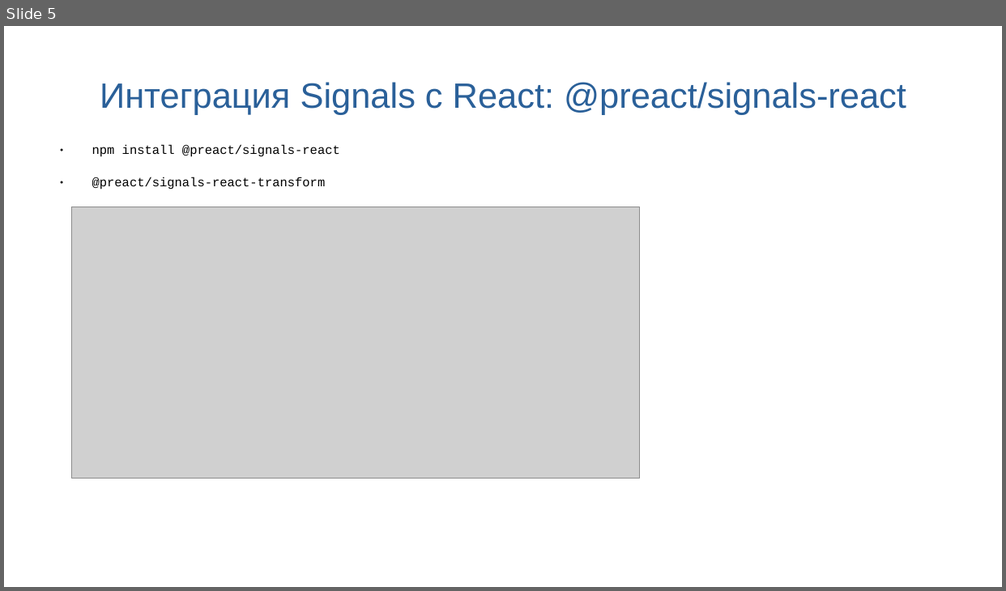
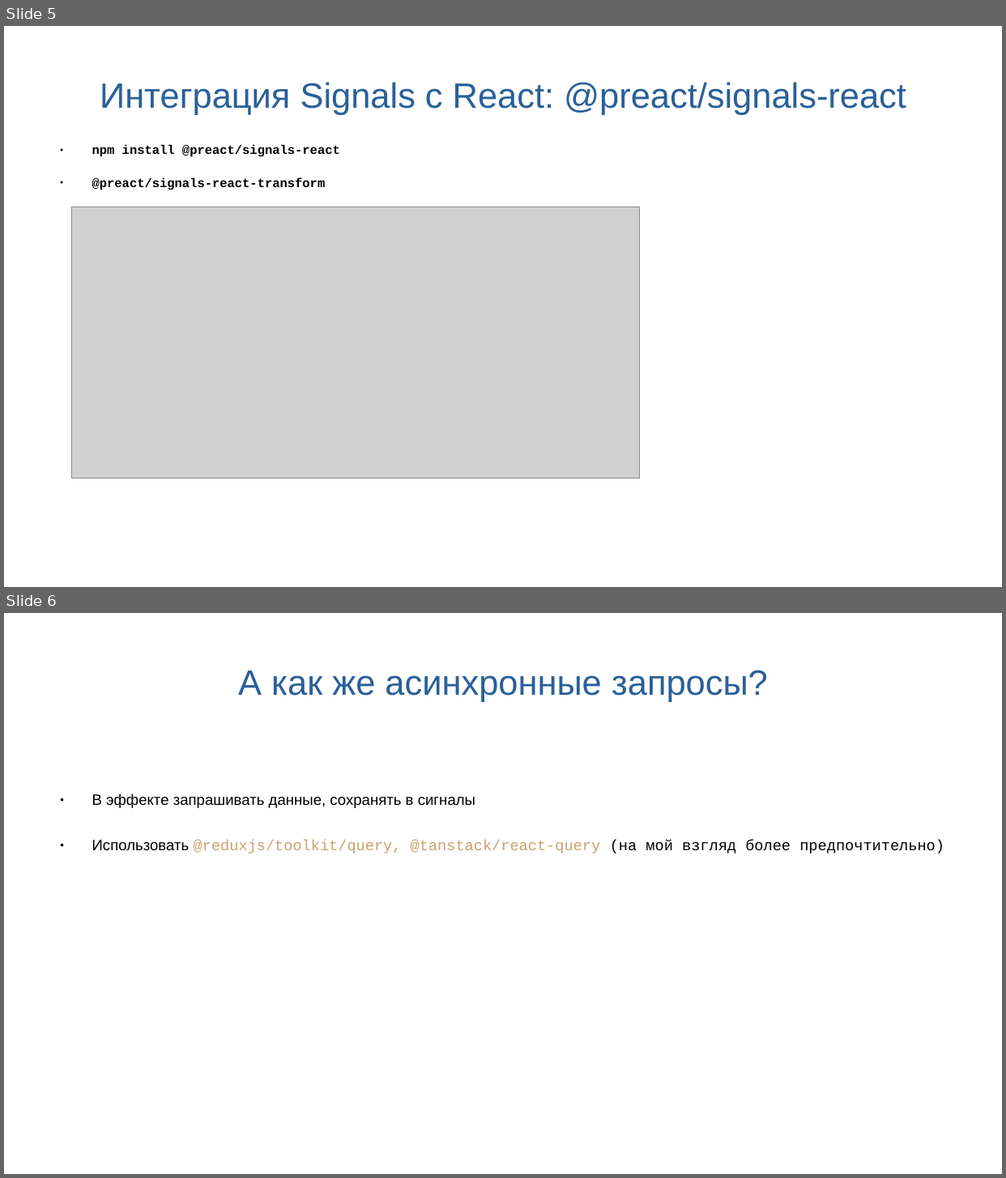
Before and after one commit to uzambara/react-signals, a slide deck: Преза/Преза.ppt. Shown one above the other, each under a label of ours: slide 5 before the commit, slides 5 and 6 after it. The pictures are 1006x591 and 1006x1178 pixels, drawn with LibreOffice and Linux fonts; fonts in the diff are those of the drawing; grey boxes stand for pictures. Boxes give left, top, right and bottom in pixels: in the first picture for what was removed or moved away, otherwise in the second. Text is boxed around its words. In the diff, an @@ line names an element or a change of style, - is before the commit and + after.

```diff
--- a/Преза/Преза.ppt
+++ b/Преза/Преза.ppt
@@ slide 6 added at [4,613,1002,1174], background #FFFFFF @@
@@ text added at [238,670,768,702], 28 pt, text #2A6099 @@
+А как же асинхронные запросы?
@@ text added at [92,794,944,854], 12 pt, text #000000 @@
+● В эффекте запрашивать данные, сохранять в сигналы
+● Использовать @reduxjs/toolkit/query, @tanstack/react-query (на мой взгляд более предпочтительно)
@@ slide 5 changed as well @@
@@ text "npm install @preact/signals-react" at [92,145,340,190]: bold on @@
```
Also in this commit, not shown: 2 other slides changed, 1 other slide added, 16 other files.
